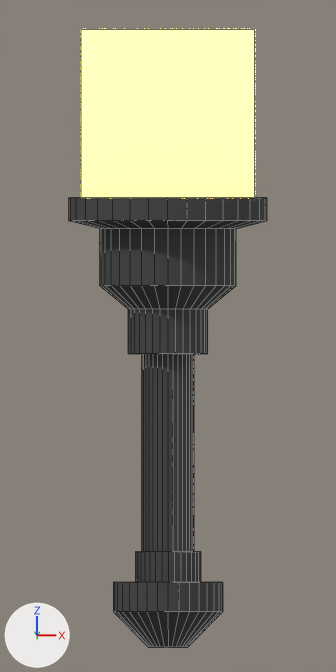
One commit to the Blender file rawassets/map/torch.blend: the scene before it, then after it.
One viewpoint serves both versions: the file's camera 'Camera'. Lighting does not change. The marker at lower left points along +X, +Y and +Z. Mesh edges are drawn as thin lines.

The older version as bpy lines, for what is in view:
```python
me_cylinder = bpy.data.meshes.new('Cylinder')
me_cylinder.from_pydata(...)  # 416 vertices, 386 faces; spans x -0.58..0.58, y -0.58..0.58, z -2.28..0.33
me_cylinder.polygons.foreach_set('use_smooth', [True] * 386)
me_cylinder.materials.append(mat_material)  # black #424242
me_plane = bpy.data.meshes.new('Plane')
me_plane.from_pydata([(-1.0, -1.0, 0.0), (1.0, -1.0, 0.0), (-1.0, 1.0, 0.0), (1.0, 1.0, 0.0)], [], [(0, 1, 3, 2)])
me_plane.materials.append(mat_material_001)  # white #e7e7e7
ob_cylinder = bpy.data.objects.new('Cylinder', me_cylinder)
ob_cylinder.location = (0.0, 0.0, 0.0)
ob_plane = bpy.data.objects.new('Plane', me_plane)
ob_plane.location = (0.0, 0.0, 0.799)
ob_plane.rotation_euler = (1.571, 0.0, 0.0)  # degrees (90, 0, 0)
ob_plane.scale = (0.505, 0.505, 0.505)
```
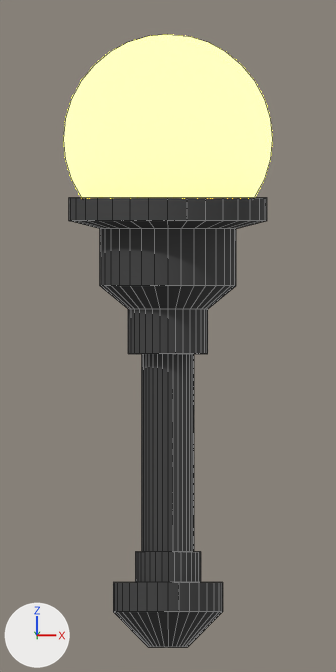
Commit message: slightly better torch

The change, as a list of edits to the scene's bpy script:
```text
Change me_plane:
    used by ob_plane; location = (0.0, 0.0, 0.799); rotation_euler = (1.571, 0.0, 0.0), in degrees (90, 0, 0); scale = (0.505, 0.505, 0.505)
    remove me_plane.from_pydata(...)  # 4 vertices, 1 face; spans x -1.0..1.0, y -1.0..1.0, z 0.0
    add me_plane.from_pydata(...)  # 32 vertices, 1 face; spans x -0.61..0.61, y 0.06..1.27, z 0.0
    me_plane part 1
    32 vertices are added at x -0.61..0.61, y 0.06..1.27, z 0.0
    1 new face joins them
Change ob_plane:
    ob_plane.location: (0.0, 0.0, 0.799) -> (0.0, 0.0, 0.0)
    ob_plane.scale: (0.505, 0.505, 0.505) -> (1.0, 1.0, 1.0)
```

Where the change shows, as pixel boxes (x1, y1, x2, y2) in the pictures (336 x 672 px):
'Plane', reshaped, moved, rescaled: before (81, 29, 255, 198); after (63, 35, 273, 198)
part 1 of me_plane, added (beige): after (63, 35, 273, 198)
